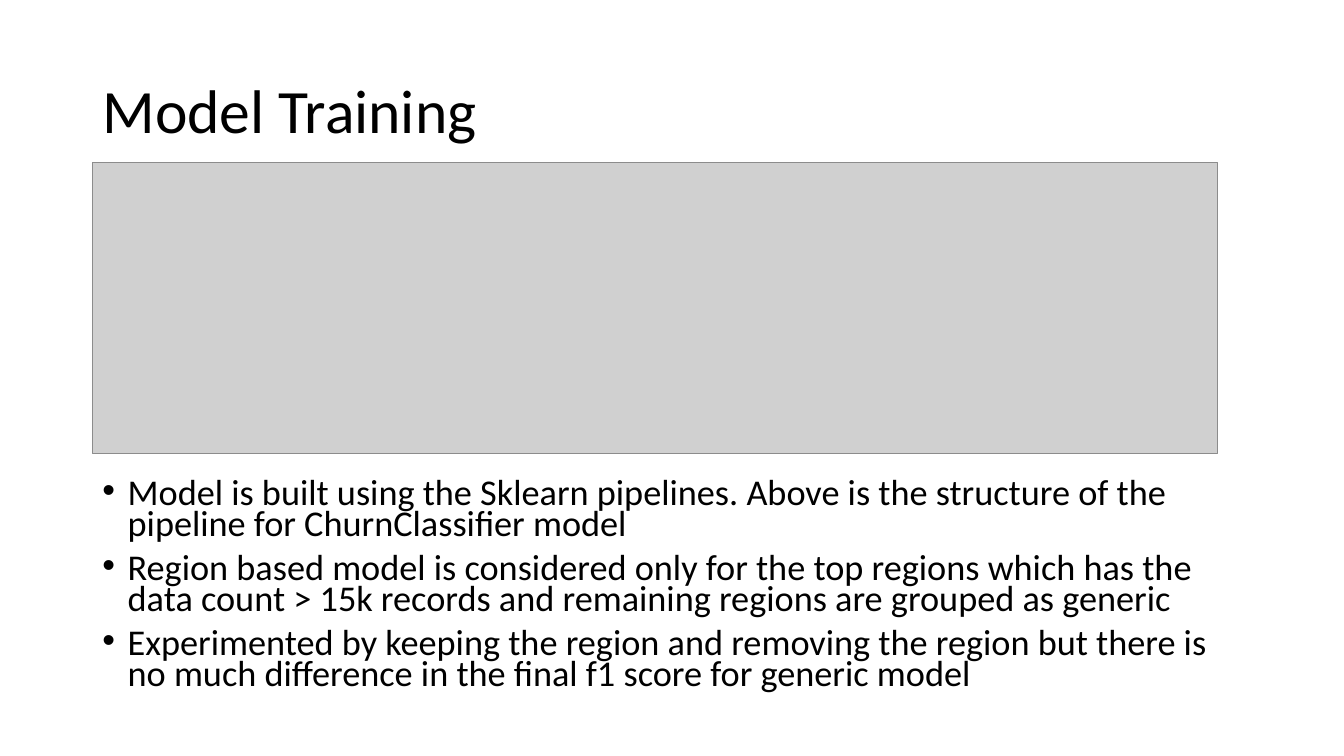
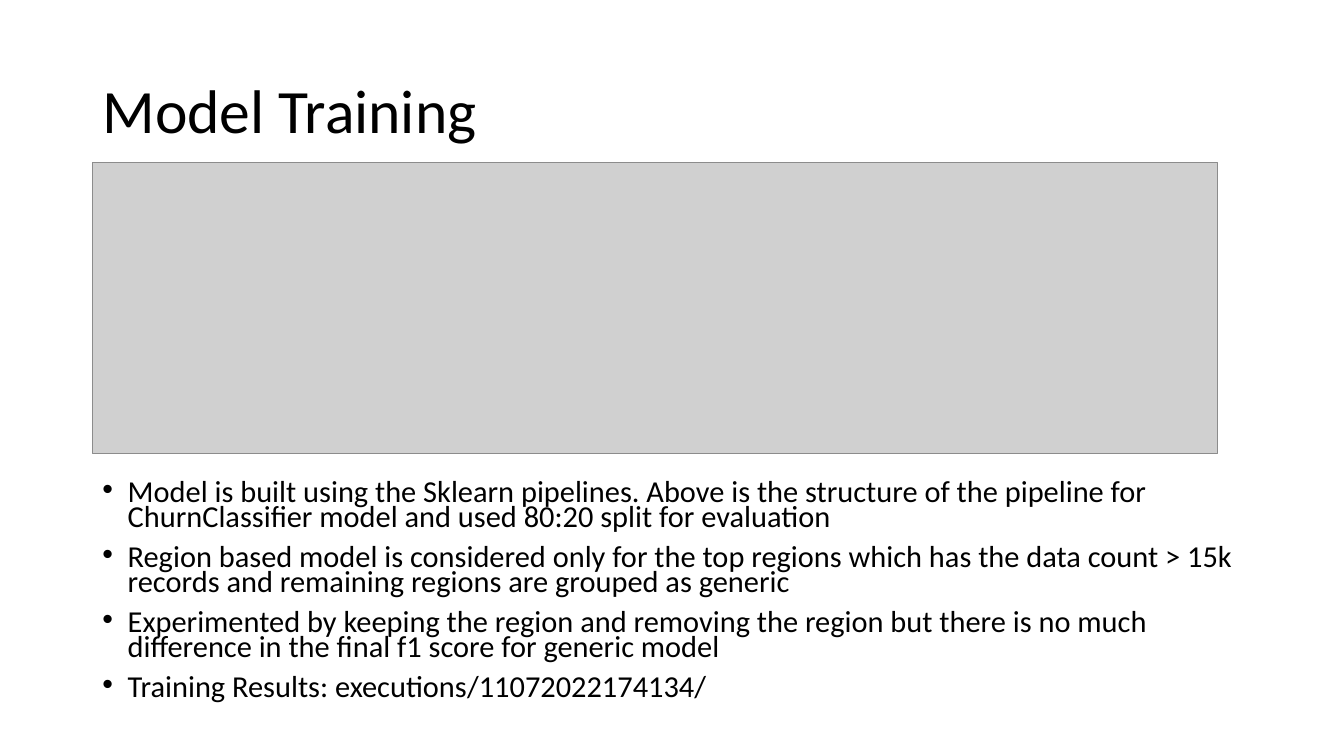
Before and after one commit to gsundeep-tech/churn-prediction, a slide deck: slide 10 of ChurnAnalysis.pptx. Drawn at 1344x756 pixels with LibreOffice and Linux fonts; fonts in the diff are those of the drawing; grey boxes stand for pictures. Boxes give left, top, right and bottom in pixels: in the first picture for what was removed or moved away, otherwise in the second. Text is boxed around its words. In the diff, an @@ line names an element or a change of style, - is before the commit and + after.

```diff
--- a/ChurnAnalysis.pptx
+++ b/ChurnAnalysis.pptx
@@ text at [128, 481, 1146, 532]: text changed; size 25.9 to 21.7 pt @@
-• Model is built using the Sklearn pipelines. Above is the structure of the pipeline for ChurnClassifier model
+• Model is built using the Sklearn pipelines. Above is the structure of the pipeline for ChurnClassifier model and used 80:20 split for evaluation
@@ text at [128, 546, 1232, 663]: size 25.9 to 21.7 pt in "Region based model is considered only for ...", "Experimented by keeping the region and removing ..." @@
@@ text at [128, 676, 706, 703]: paragraph added @@
+• Training Results: executions/11072022174134/
```
Also in this commit, not shown: 3 other slides changed, 5 slides added, 2 slides removed.
